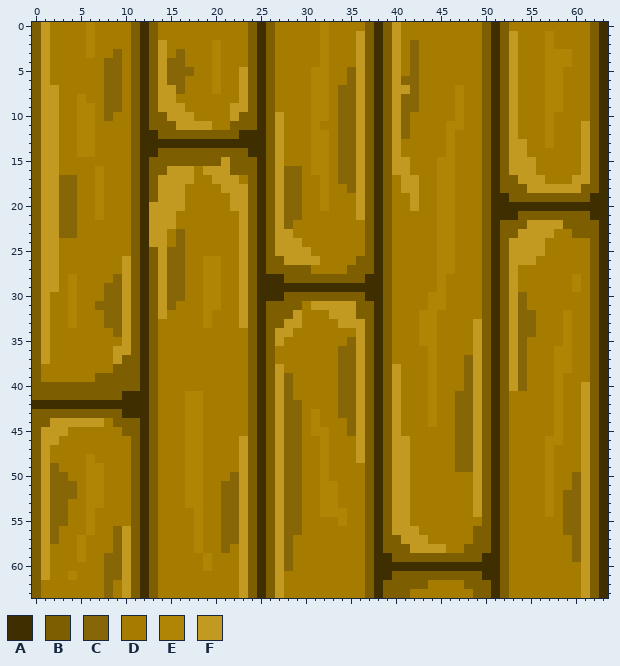
Two versions of one pixel-art sprite, assets/images/tiles/FloorTile.png. That is the earlier state.
The file is 64x64 pixels. Colours within 5 levels of each other are drawn and written as one.
Palette (. is transparent): A #3e2e00  B #7d5e00  C #866606  D #a57c00  E #af8506  F #c29a22
Once edited:
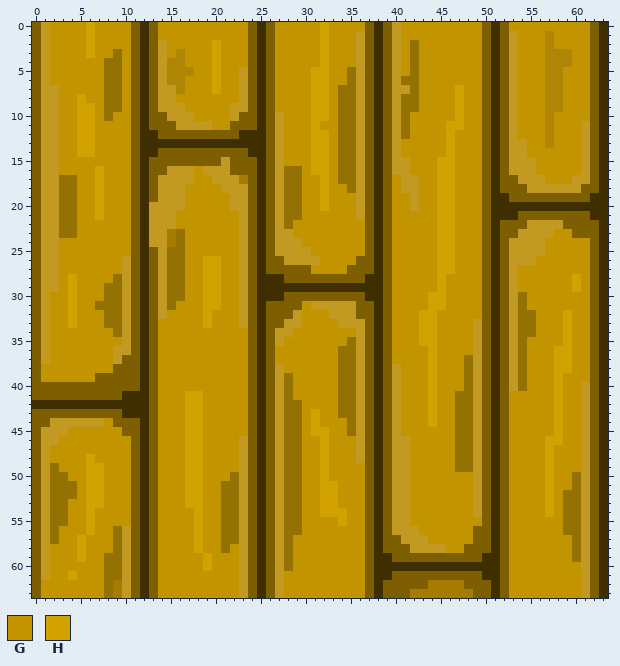
Colours new in this view: G #c29500  H #d2a200
The exact change:
colour C: #866606 -> #937103
Changed rows in their new state; - is a pixel that keeps its letter.
first column x 1:
 0 -GGGGHGGGG---GGGGGGGGGG---GGGGGHGGGG----GGGGGGGGG---GGGGGGGGG
 1 -GGGGHGGGG---GGGGGGGGGG---GGGGGHGGG-----GGGGGGGGG----GGG-GGGG
 2 -GGGGHGGGG----GGGGGHGGG---GGGGGHGGG-----G-GGGGGGG----GGG-GGGG
 3 -GGGGHGG-G----GEGGGHGGG---GGGGGHGGG-----G-GGGGGGG----GGG---GG
 4 -GGGGGG--G----EEGGGHGGG---GGGGGHGGG-----G-GGGGGGG----GGG---GG
 5 -GGGGGG--G----EEEGGHGG----GGGGHHGG------G-GGGGGGG----GGG--GGG
 6 -GGGGGG--G----EEGGGHGG----GGGGHHGG--------GGGGGGG----GGG--GGG
 7 --GGGGG--G-----EGGGHGG----GGGGHHG---------GGGGHGG----GGG--GGG
 8 --GGHGG--G-----GGGGGGG----GGGGHHG---------GGGGHGG----GGG--GGG
 9 --GGHHG--G------GGGGG-----GGGGHHG---------GGGGHGG----GGG--GGG
10 --GGHHG-GG-------GGGG------GGGHHG--------GGGGGHGG----GGG-GGGG
11 --GGHHGGGG---------GG------GGGHGG--------GGGGHHGG----GGG-GGG-
12 --GGHHGGGG-----------------GGGHHG--------GGGGHGGG----GGG-GGG-
13 --GGHHGGGG-----------------GGGHHG-------GGGGGHGGG-----GG-GGG-
14 --GGHHGGGG-----------------GGGHHG-------GGGGGHGGG-----GGGGGG-
15 --GGGGGGGG-----------------GGGHHG--------GGGHHGGG------GGGGG-
16 --GGGGHGGG-------G-----------GHHG--------GGGHHGGG------GGGGG-
17 ----GGHGGG-------GG----------GGHG------G--GGHHGGG-------GGG--
18 ----GGHGGG------GGGG---------GGHGG-----G--GGHHGGG------------
19 ----GGHGGG------GGGGG--------GGHGGG----GG-GGHHGGG------------
20 ----GGHGGG------GGGGG--------GGHGGG----GG-GGHHGGG------------
21 ----GGHGGG-----GGGGGGG-------GGGGGG----GGGGGHHGGG------------
22 ----GGGGGG-----GGGGGGG------GGGGGGGG---GGGGGHHGGG------------
23 ----GGGGGG------GGGGGG------GGGGGGGG---GGGGGHHGGG--------GG--
24 --GGGGGGGG------GGGGGG-------GGGGGGG---GGGGGHHGGG-------GGGGG
25 --GGGGGGGG------GGGGGG--------GGGGGG---GGGGGHHGGG-------GGGGG
26 --GGGGGGG-------GGHHGG---------GGGG----GGGGGHHGGG------GGGGGG
27 --GGGGGGG-------GGHHGG--------GGGG-----GGGGGHHGGG----GGGGGGGG
28 --GHGGGG--------GGHHGG-----------------GGGGGHGGGG----GGGGGGHG
29 --GHGGG---------GGHHGG-----------------GGGGGHGGGG----GGGGGGHG
30 -GGHGGG---------GGHHGG-----------------GGGGHHGGGG-----GGGGGGG
31 -GGHGG---------GGGHHGG-------G---------GGGGHHGGGG-----GGGGGGG
32 -GGHGGG-------GGGGHGGG-------GGG-------GGGHHGGGGG------GGGHGG
33 -GGHGGG------GGGGGHGGG-------GGGG------GGGHHGGGG-------GGGHGG
34 -GGGGGGG-----GGGGGGGGGG-----GGGGGGG----GGGHHGGGG-------GGGHGG
35 -GGGGGGGG----GGGGGGGGGG----GGGGGGG-----GGGHHGGGG------GGGGHGG
36 -GGGGGGG-----GGGGGGGGGG---GGGGGGG------GGGGHGGGG------GGGHHGG
37 -GGGGGGG-----GGGGGGGGGG---GGGGGGG------GGGGHGGG-------GGGHHGG
38 GGGGGGGG-----GGGGGGGGGG----GGGGGG-------GGGHGGG-------GGGHHGG
39 GGGGGG-------GGGGGGGGGG-----GGGGG-------GGGHGGG-------GGGHGGG
40 -------------GGGGGGGGGG-----GGGGG-------GGGHGGG-------GGGHGG-
41 -------------GGGHHGGGGG-----GGGGG-------GGGHGG------GGGGGHGG-
42 -------------GGGHHGGGGG------GGGG-------GGGHGG------GGGGGHGG-
43 -------------GGGHHGGGGG------GHGG-------GGGHGG------GGGGGHGG-
44 -------G-----GGGHHGGGGG------GHGGG------GGGHGG------GGGGGHGG-
45 ---GGGGGG----GGGHHGGGGG------GHHGG------GGGGGG------GGGGGHGG-
46 --GGGGGGGG---GGGHHGGGG-------GGHGGG------GGGGG------GGGGHHGG-
47 -GGGGGGGGG---GGGHHGGGG-------GGHGGG------GGGGG------GGGGHGGG-
48 -GGGGHGGGG---GGGHHGGGG-------GGHGGG------GGGGG------GGGGHGGG-
49 --GGGHHGGG---GGGHHGGGG-------GGHGGGG-----GGGGG------GGGGHGGG-
50 ---GGHHGGG---GGGHHGGG--------GGHGGGG-----GGGGGGG----GGGGHGG--
51 ----GHHGGG---GGGHHGG---------GGHHGGG-----GGGGGGG----GGGGHGG--
52 ----GHHGGG---GGGHHGG---------GGHHGGG-----GGGGGGG----GGGGHG---
53 ---GGHHGGG---GGGHHGG---------GGHHGGG-----GGGGGGG----GGGGHG---
54 ---GGHGGGG---GGGGHGG---------GGHHHGG-----GGGGGGG----GGGGHG---
55 ---GGHGGGG---GGGGHGG---------GGGGHGG-----GGGGGGGG---GGGGGG---
56 --GGGHGG-----GGGGHGG---------GGGGGGG------GGGGGG----GGGGGG---
57 --GGHGGG-----GGGGHGG--------GGGGGGGG-------GGGGG----GGGGGGG--
58 -GGGHGGG-----GGGGHGG-G------GGGGGGGG---------GG-----GGGGGGG--
59 -GGGHGG------GGGGGHGGG------GGGGGGGG----------------GGGGGGG--
60 -GGGGGG------GGGGGHGGG------GGGGGGGG----------------GGGGGGGG-
61 -GGHGGG------GGGGGGGGG-----GGGGGGGGG----------------GGGGGGGG-
62 GGGGGGG------GGGGGGGGG-----GGGGGGGGG----------------GGGGGGGG-
63 GGGGGGG------GGGGGGGGG-----GGGGGGGGG----------------GGGGGGGG-
Changed places in both pictures, as pixel boxes (x1, y1, x2, y2):
changed: (41, 22, 248, 598)
changed: (275, 22, 590, 598)
